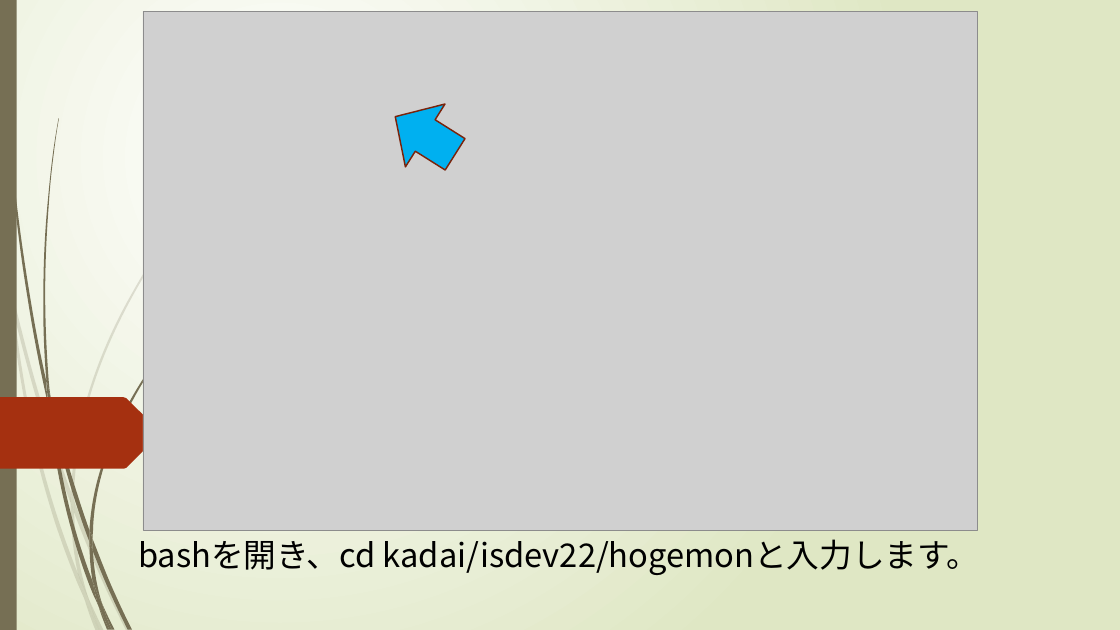
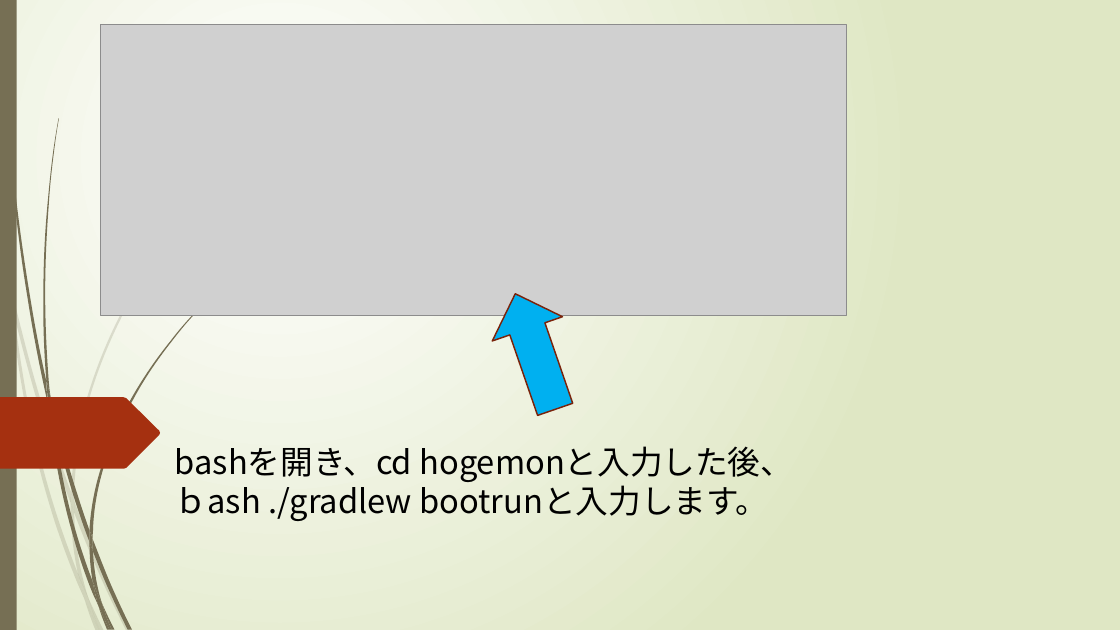
Before and after one commit to e1b20111/hogemon, a slide deck: slide 5 of hogemonマニュアル.pptx. Drawn at 1120x630 pixels with LibreOffice and Linux fonts; fonts in the diff are those of the drawing; grey boxes stand for pictures. Boxes give left, top, right and bottom in pixels: in the first picture for what was removed or moved away, otherwise in the second. Text is boxed around its words. In the diff, an @@ line names an element or a change of style, - is before the commit and + after.

```diff
--- a/hogemonマニュアル.pptx
+++ b/hogemonマニュアル.pptx
@@ picture added at [101, 24, 847, 315] @@
@@ picture removed at [143, 11, 977, 530] @@
@@ right arrow at [480, 281, 590, 421]: rotation 212 to 251 degrees @@
@@ text at [175, 446, 794, 521]: text changed @@
-bashを開き、cd kadai/isdev22/hogemonと入力します。
+bashを開き、cd hogemonと入力した後、
+ｂash ./gradlew bootrunと入力します。
```
Also in this commit, not shown: 1 other slide changed, 3 slides added, 5 slides removed.
